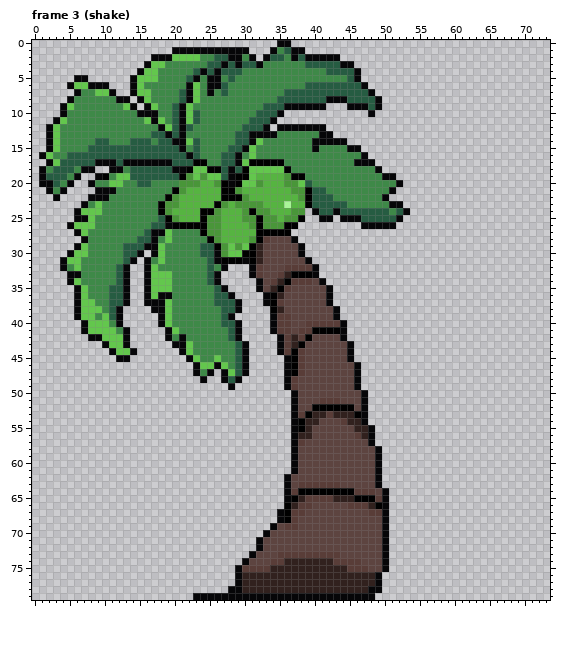
A pixel-art file gets an edit: assets/sprites/models/farm-produce/thennaimaram.aseprite. The first picture shows the starting point.
74x80 pixels, 12 frames. Colours within 5 levels of each other are drawn and written as one. Shown: frame 3 (shake). The commit also changed other frames, which this record leaves out.
After:
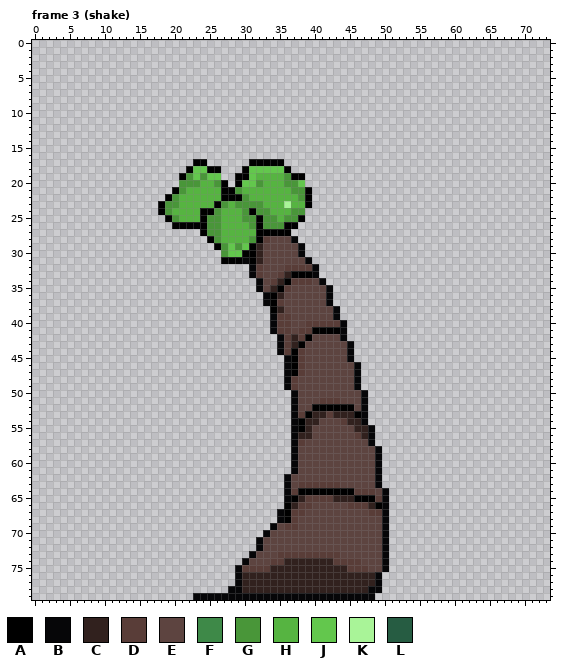
Palette (. is transparent): A #000000  B #060608  C #31211e  D #593d38  E #5d4440  F #3e8948  G #499639  H #56b441  J #63c74d  K #a9f498  L #265c42
Difference:
layer "Layer 2" now hidden
--- frame 3 (shake)
@@ x 0..73 @@
- 0 ...................................BB.....................................
- 1 ....................BBBBBBBBBBB...BFLBB...................................
- 2 .................BBBJJJJFFLLBBFB.BLLFBLBBBBB..............................
- 3 ................BJJFFFFFFLLBLBLLBFFFFFFLLLLLBB............................
- 4 ...............BJJFFFFFLBLBLLLFFFFFFFFFFFFLLLLB...........................
- 5 ......BB......BJJJFFFFLBFBBFLFFFFFFFFFFFFFFFFLB...........................
- 6 .....BJJBBB...BJFFFFFFBJFBBLFFFFFFFFFFFLLLLLLLLB..........................
- 7 ......BFFJJB..BJJFFFFLBJFBFLFFFFFFFFLLLLLLLLLLLLB.........................
- 8 .....BFFFFFFBB.BJFFFFLBJFFFFFFFFFFFLLLLLLLBBBLLLLB........................
- 9 ....BJFFFFFFFJB.BJFFLBJFFFFFFFFFFLLLBBBBBB...BBBLB........................
-10 ....BFFFFFFFFFFBBBFFLBJLFFFFFFFFLLLB............B.........................
-11 ...BJFFFFFFFFFFFJBJFLBJLFFFFFFFLLLB.......................................
-12 ..BJFFFFFFFFFFFFFFBJLBLFFFFFFFLLLB.BBBBBBB................................
-13 ..BJFFFFFFFFFFFFFLLBLBFFFFFFFLLBBBBFFFFFFBB...............................
-14 ..BJFFFFFLLFFFLLLFLLBBJLFFFFFLLBJFFFFFFFBBBBB.............................
-15 ..BJFFFFLLLLLLLLLLLLLBFLFFFFLLBJFFFFFFFFBFFFFBB...........................
-16 .BJFFLLLLLLLLLLLLLLLLLBLFFFLLBFJFFFFFFFFFFFFFFFB..........................
-17 ..BJLLLLLBBBLBBBBBBBLLLAAFFLLBJAAAAAFFFFFFFFFFBBB.........................
-18 .BFLLLFBB..BBFLLLLLLBBAJJAALBLAJJJJJAFFFFFFFFFFFFB........................
-19 .BLLLFB..BAFJJLLLLLLLAGJGJJLBAAJHHHHGAAFFFFFFFFFFFBB......................
-20 .BBLFB..BFFJJFFLLFFFFGGGHHGABAJJGHHHGGJLFFFFFFFFFFFFB.....................
-21 ..BFB....BBBFFFFFFFFAGHHHHHAAGHHHHHHHGGALLFFFFFFFFFB......................
-22 ...B....BBBFFFFFFFFAGHHHHHHAAAGHHHHHHHGALLLFFFFFFFB.......................
-23 .......BFJFFFFFFFFAGGHHHHHAGHGGGGHHHKHHALLLLLFFFFFFBB.....................
-24 ......BJJJFFFFFFFFAGHHHHAAGHHHGAGGHHHGG.BLLBLLLLLLLFLB....................
-25 ......BBJFFFFFFFFFLAGHHHAGGHHHGGAGGHGGA..BB.BBBLLLLLB.....................
-26 .....BJJJFFFFFFFFLLBAAAAAGGHHHHGAGGGAA.........BBBBB......................
-27 ......BJFFFFFFFFLBBJFFFFAGGHHHHHAAAAA.....................................
-28 .......BFFFFFFFLLBFJFFFFFAGHHHHGADEEEB....................................
-29 ......BJFFFFFLLLBBJFFFFFLLAGJGJACEEEEEB...................................
-30 .....BJJFFFFFLLB.BJFFFFFLLBGJJAACEEEEEB...................................
-31 ....BJJFFFFFFLB.BFJFFFFFFLBAAABACEEEEEEB..................................
-32 ....BFJFFFFFLB..BJFFFFFFFLFB...BDEEEDDDDB.................................
-33 .....BBFFFFFLB..BJJJFFFFFLB....BDEEDCAAAB.................................
-34 .....BJFFFFFLB..BJJJFFFFFLB.....BEDCADDDEB................................
-35 ......BJFFFLLB..BJJJFFFFFFLB....BECADEEEEEB...............................
-36 ......BJFFFLLB..BJBBFFFFFFLLB....BACEEEEEEB...............................
-37 ......BJJFFLLB..BBBJFFFFFFLLLB...BADEEEEEEB...............................
-38 ......BJJJFLB....BBJFFFFFFFLLB....ACEEEEEEEB..............................
-39 ......BJJFJLB.....BJFFFFFFFLB.....BDDEEEEEEB..............................
-40 .......BJJJFB.....BJFFFFFFFLLB....BDDEEDDDDDB.............................
-41 .......BJJJJFB.....BJFFFFFFFLB....BDDEDDAAAAB.............................
-42 ........BBJJJB.....BFBFFFFFFLB.....BDCDAEEEEB.............................
-43 ..........BJJB......BBJFFFFFFLB....BDCAEEEEEEB............................
-44 ...........BJJB......BJFFFFFFLB....BDADEEEEEEB............................
-45 ............BB........BJFFJFFLB.....BADEEEEEEB............................
-46 .......................BJJBJFLB.....BADEEEEEEEB...........................
-47 .......................BFB.BJLB.....BADEEEEEEEB...........................
-48 ........................B..BLB......BDEEEEEEEEB...........................
-49 ............................B.......BDEEEEEEEEB...........................
+ 0 ..........................................................................
+ 1 ..........................................................................
+ 2 ..........................................................................
+ 3 ..........................................................................
+ 4 ..........................................................................
+ 5 ..........................................................................
+ 6 ..........................................................................
+ 7 ..........................................................................
+ 8 ..........................................................................
+ 9 ..........................................................................
+10 ..........................................................................
+11 ..........................................................................
+12 ..........................................................................
+13 ..........................................................................
+14 ..........................................................................
+15 ..........................................................................
+16 ..........................................................................
+17 .......................AA......AAAAA......................................
+18 ......................AJJAA...AJJJJJA.....................................
+19 .....................AGJGJJ..AAJHHHHGAA...................................
+20 .....................GGGHHGA.AJJGHHHGGJ...................................
+21 ....................AGHHHHHAAGHHHHHHHGGA..................................
+22 ...................AGHHHHHHAAAGHHHHHHHGA..................................
+23 ..................AGGHHHHHAGHGGGGHHHKHHA..................................
+24 ..................AGHHHHAAGHHHGAGGHHHGG...................................
+25 ...................AGHHHAGGHHHGGAGGHGGA...................................
+26 ....................AAAAAGGHHHHGAGGGAA....................................
+27 ........................AGGHHHHHAAAAA.....................................
+28 .........................AGHHHHGADEEEB....................................
+29 ..........................AGJGJACEEEEEB...................................
+30 ...........................GJJAACEEEEEB...................................
+31 ...........................AAABACEEEEEEB..................................
+32 ...............................BDEEEDDDDB.................................
+33 ...............................BDEEDCAAAB.................................
+34 ................................BEDCADDDEB................................
+35 ................................BECADEEEEEB...............................
+36 .................................BACEEEEEEB...............................
+37 .................................BADEEEEEEB...............................
+38 ..................................ACEEEEEEEB..............................
+39 ..................................BDDEEEEEEB..............................
+40 ..................................BDDEEDDDDDB.............................
+41 ..................................BDDEDDAAAAB.............................
+42 ...................................BDCDAEEEEB.............................
+43 ...................................BDCAEEEEEEB............................
+44 ...................................BDADEEEEEEB............................
+45 ....................................BADEEEEEEB............................
+46 ....................................BADEEEEEEEB...........................
+47 ....................................BADEEEEEEEB...........................
+48 ....................................BDEEEEEEEEB...........................
+49 ....................................BDEEEEEEEEB...........................
 50 .....................................BEEEEEEEEEB..........................
